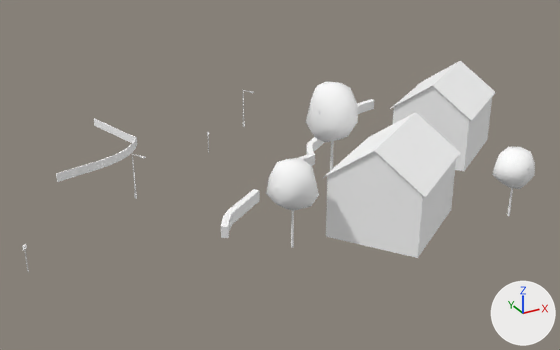
One commit to the glTF model cities/arlov-borggatan/pack/tiles/c0_3.glb: the scene before it, then after it.
One viewpoint serves both versions: a 50 mm camera at (-9.2, 135.6, 48.3) aimed at (34.9, 215.8, 8.2). Lighting does not change. The marker at lower right points along +X, +Y and +Z. The picture after the commit comes second. Where no turn or scale is listed for an object, it has been applied to the vertices. Vertices at exactly the same position are counted once.

Before the edit, the objects in view are built like this:
```python
ob_sm_building_w208664696 = bpy.data.objects.new('SM_Building_w208664696', me_sm_building_w208664696)
ob_sm_building_w208664696.location = (39.94, 198.79, 13.36)
ob_sm_building_w208664697 = bpy.data.objects.new('SM_Building_w208664697', me_sm_building_w208664697)
ob_sm_building_w208664697.location = (38.83, 226.09, 13.3)
ob_sm_street_furniture_0_3 = bpy.data.objects.new('SM_Street_Furniture_0_3', me_sm_street_furniture_0_3)
ob_sm_street_furniture_0_3.location = (20.6, 220.66, 10.91)
ob_sm_trees_0_3 = bpy.data.objects.new('SM_Trees_0_3', me_sm_trees_0_3)
ob_sm_trees_0_3.location = (39.93, 202.96, 14.38)
ob_sm_trees_0_3.scale = (15.2, 15.2, 15.2)
ob_sm_wall_hedge_0_3 = bpy.data.objects.new('SM_Wall_Hedge_0_3', me_sm_wall_hedge_0_3)
ob_sm_wall_hedge_0_3.location = (41.29, 218.65, 8.58)
```
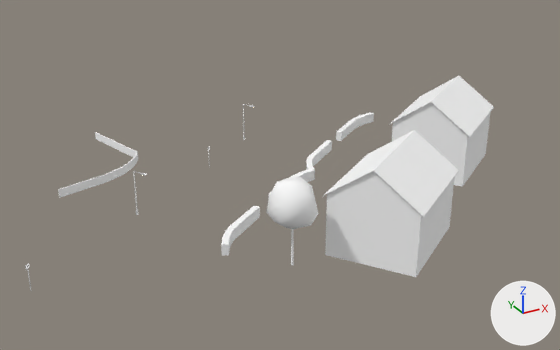
What the commit changed:
me_sm_trees_0_3 is used by ob_sm_trees_0_3; location (39.93, 202.96, 14.38); scale (15.2, 15.2, 15.2).
me_sm_trees_0_3 had 414 vertices, 756 faces and spanned x -1.0..1.0, y -0.77..0.77, z -0.43..0.43.
me_sm_trees_0_3 now has 138 vertices, 252 faces and spans x -0.49..0.49, y -0.51..0.51, z -1.0..1.0.
me_sm_trees_0_3 part 1: the loose piece of 12 vertices spanning x -0.86..-0.83, y -0.28..-0.26, z -0.42..-0.13 is scaled about its middle by 3.06, then moved by (0.82, 0.24, -0.28).
me_sm_trees_0_3 part 2: the loose piece of 42 vertices spanning x -1.0..-0.69, y -0.43..-0.09, z -0.14..0.23 is scaled about its middle by 3.05, then moved by (0.83, 0.26, 0.38).
me_sm_trees_0_3 part 3: the loose piece of 42 vertices spanning x -1.0..-0.82, y -0.38..-0.22, z 0.01..0.15 is scaled about its middle by 3.06, then moved by (0.7, 0.18, 0.44).
me_sm_trees_0_3 part 4: 8 loose pieces with 276 vertices, spanning x -0.2..1.0, y -0.77..0.77, z -0.43..0.43, are deleted.
Other edits to the shape of me_sm_trees_0_3 do not show in these pictures.
Object 'SM_Building_w208664696' (ob_sm_building_w208664696) moves from (39.94, 198.79, 13.36) to (39.94, 198.79, 11.11).
Object 'SM_Building_w208664697' (ob_sm_building_w208664697) moves from (38.83, 226.09, 13.3) to (38.83, 226.09, 11.11).
Object 'SM_Street_Furniture_0_3' (ob_sm_street_furniture_0_3) moves from (20.6, 220.66, 10.91) to (20.6, 220.66, 8.72).
Object 'SM_Trees_0_3' (ob_sm_trees_0_3) moves from (39.93, 202.96, 14.38) to (27.18, 198.99, 10.79).
Object 'SM_Trees_0_3' (ob_sm_trees_0_3) is rescaled from (15.2, 15.2, 15.2) to (4.97, 4.97, 4.97).
Object 'SM_Wall_Hedge_0_3' (ob_sm_wall_hedge_0_3) moves from (41.29, 218.65, 8.58) to (41.29, 218.65, 6.4).

What differs and where, as boxes (x1, y1, x2, y2) in the pictures (560 x 350 px; the box of a moved part takes in the faces that stretch with it):
'SM_Building_w208664696', moved: before (323, 112, 460, 258); after (323, 130, 459, 277)
'SM_Building_w208664697', moved: before (56, 61, 496, 182); after (58, 76, 494, 198)
'SM_Trees_0_3', reshaped, moved, rescaled (80% narrower, 47% shorter): before (266, 81, 535, 248); after (266, 177, 318, 265)
'SM_Wall_Hedge_0_3', moved: before (221, 99, 374, 238); after (221, 112, 374, 256)
'SM_Street_Furniture_0_3', moved: before (22, 90, 254, 272); after (25, 104, 254, 291)
part 1 of me_sm_trees_0_3, moved or reshaped: before (291, 211, 294, 248); after (291, 229, 294, 265)
part 2 of me_sm_trees_0_3, moved or reshaped: before (266, 158, 319, 211); after (266, 177, 318, 229)
part 3 of me_sm_trees_0_3, moved or reshaped (mostly hidden): before (274, 185, 281, 191); after (275, 204, 281, 211)
part 4 of me_sm_trees_0_3, deleted: before (306, 81, 535, 216)
